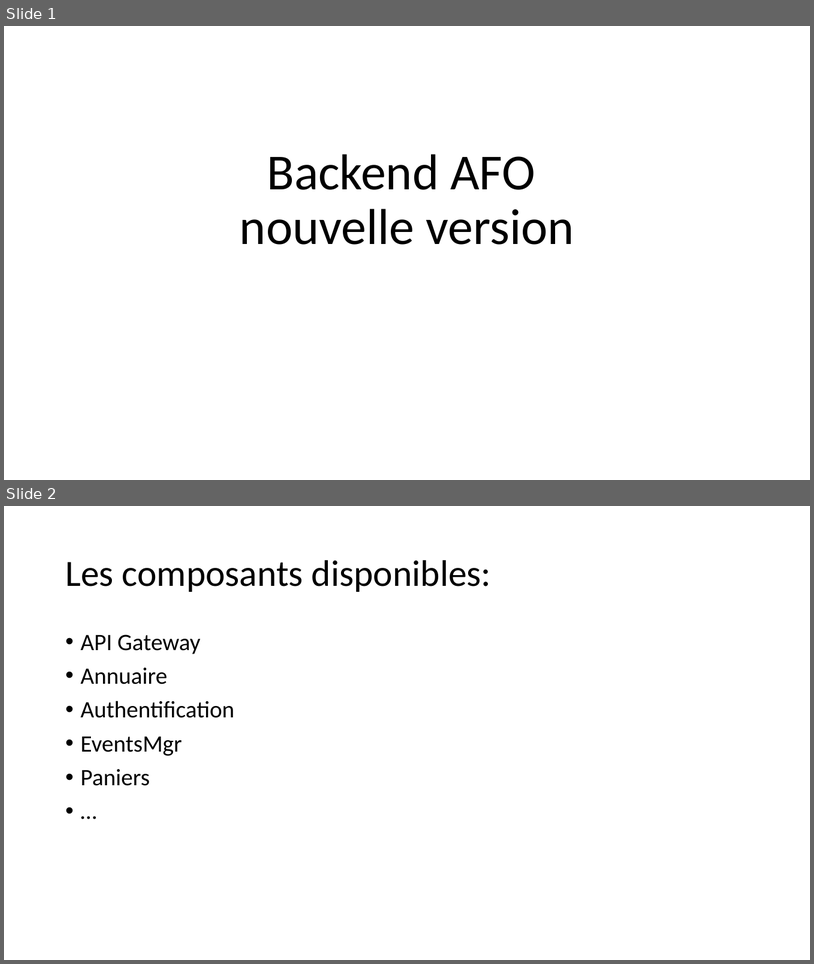
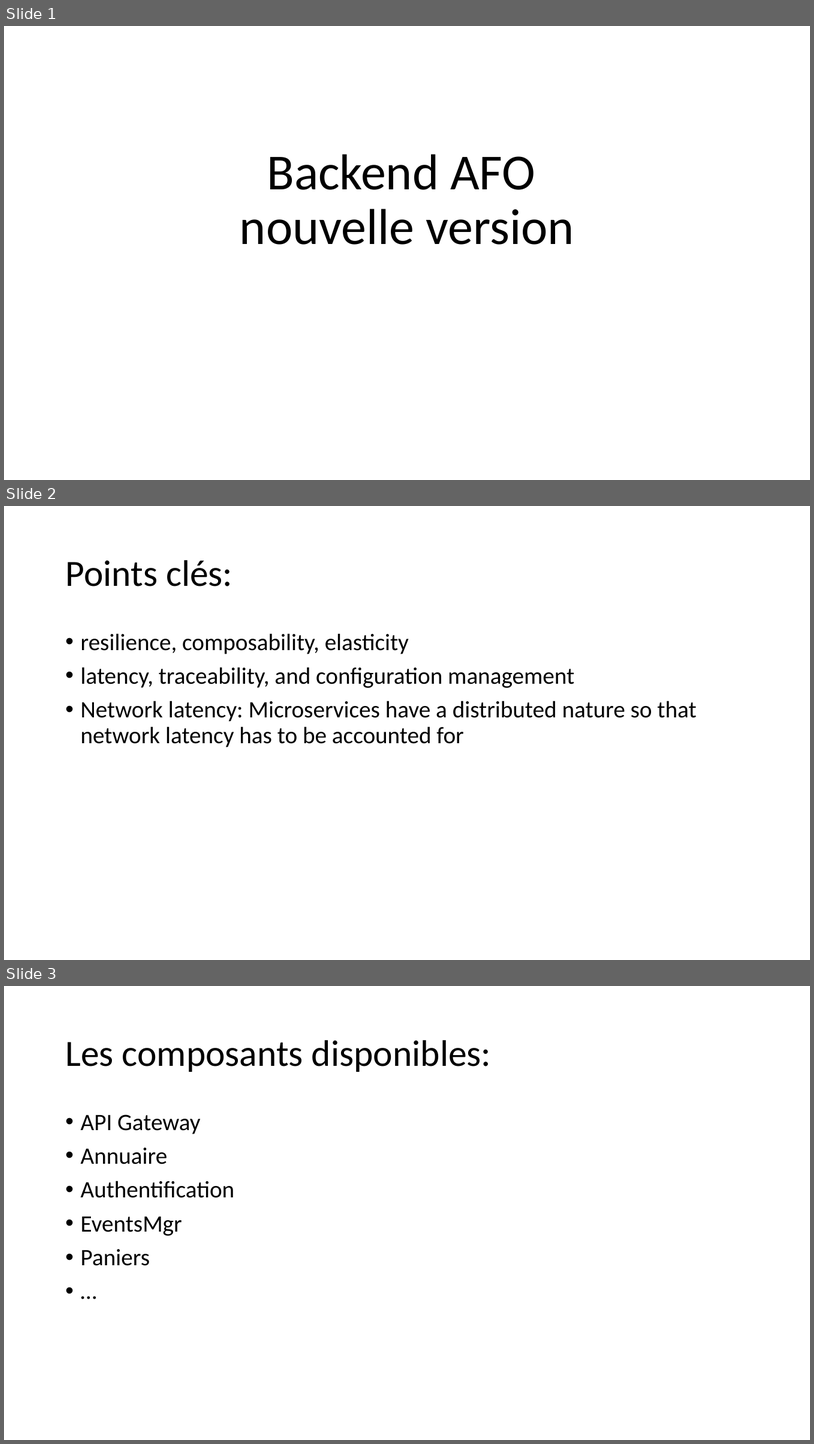
Before and after one commit to apulcino/MSAFO, a slide deck: maquette.pptx. Shown one above the other, each under a label of ours: slides 1 and 2 before the commit, slides 1, 2 and 3 after it. The pictures are 814x964 and 814x1444 pixels, drawn with LibreOffice and Linux fonts; fonts in the diff are those of the drawing. Boxes give left, top, right and bottom in pixels: in the first picture for what was removed or moved away, otherwise in the second. Text is boxed around its words. In the diff, an @@ line names an element or a change of style, - is before the commit and + after.

```diff
--- a/maquette.pptx
+++ b/maquette.pptx
@@ slide 2 added at [4,506,810,960], background #FFFFFF @@
@@ title added at [65,560,233,586], 44 pt, text #000000 @@
+Points clés:
@@ text added at [81,633,696,747], 28 pt, text #000000 @@
+• resilience, composability, elasticity
+• latency, traceability, and configuration management
+• Network latency: Microservices have a distributed nature so that network latency has to be accounted for
@@ what was slide 2 is now slide 3 @@
```
Also in this commit, not shown: 1 other slide added, 6 other files.
